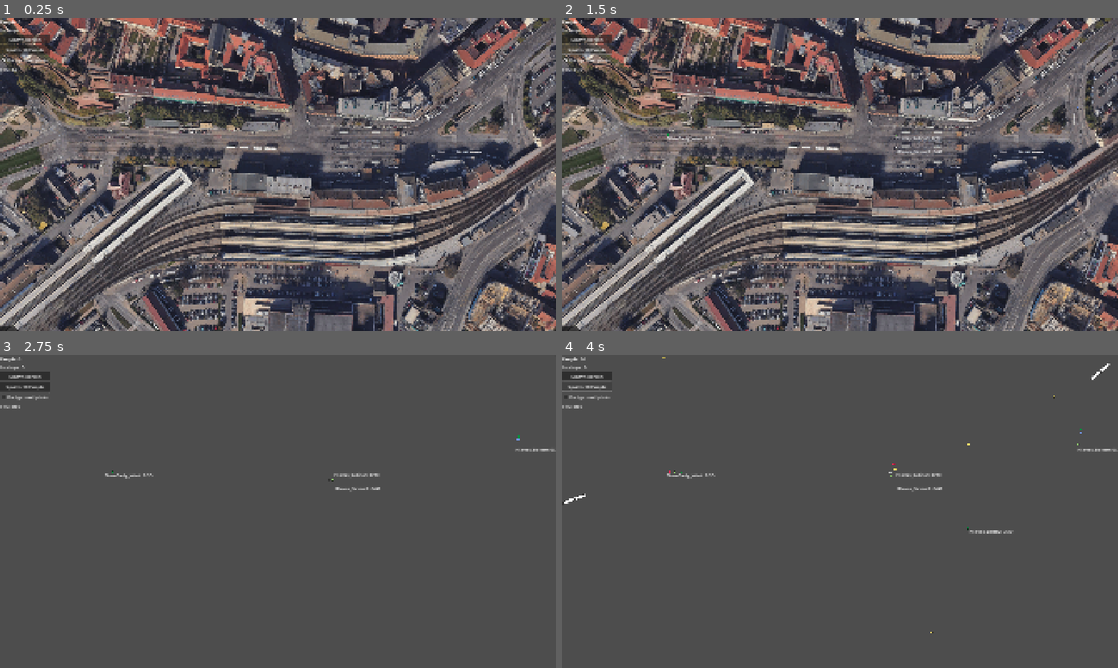
Above: before the commit, frames 1-4 (two rows, left to right).
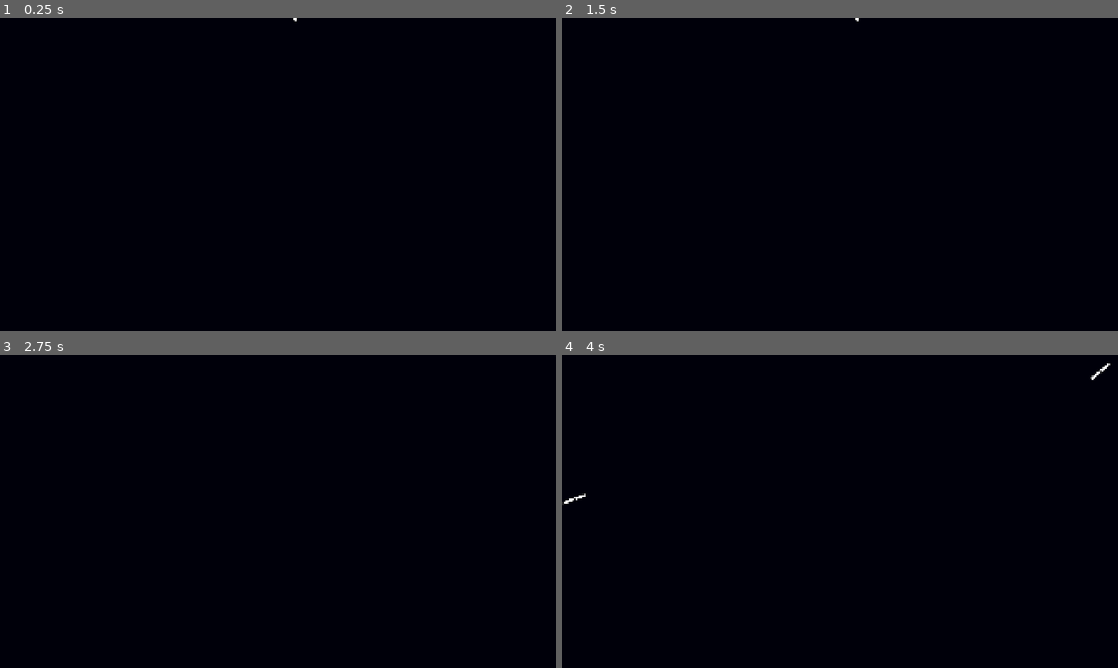
Above: after the commit, the same moments.

Repository: VojtaStruhar/hlavas
Game: Godot game, scene res://Scenes/main.tscn
Same seed, same stepped clock (60 frames per second), same inputs: the game is played once before the commit and once after it.
Inputs (mouse positions are in pixels of both pictures, inside the frame that each line leads up to):
- Up to frame 1 (0.25 s): no input
- Up to frame 2 (1.5 s): click (584, 39) at 0.5 s, where only the run before the commit has a clickable "Spawn person"; click (584, 49) at 1.25 s, where only the run before the commit has a clickable "Spawn 10 People"
- Up to frame 3 (2.75 s): click (22, 395) at 2 s, where only the run before the commit has a clickable "Background photo"
- Up to frame 4 (4 s): click (584, 376) at 2.75 s, where only the run before the commit has a clickable "Spawn person"; click (584, 386) at 3.5 s, where only the run before the commit has a clickable "Spawn 10 People"

The runs differ from the first frame. In frame 1, 100% of the frame differs, in the area x 0-100%, y 0-100%; in frame 2, 100%; in frame 3, 100%; in frame 4, 100%.

Commit message:
Added avoidance
+ Better options handling
+ Colored dots, looks nicer now

Diff:
--- a/Scenes/brnak.tscn
+++ b/Scenes/brnak.tscn
@@ -9,12 +9,13 @@
 [node name="Brnak" type="Node2D"]
 script = ExtResource("1_5sujq")
 
-[node name="NavigationAgent2D" type="NavigationAgent2D" parent="."]
+[node name="NavigationAgent2D" type="NavigationAgent2D" parent="." groups=["people"]]
 path_desired_distance = 15.0
 navigation_layers = 3
-radius = 8.0
+avoidance_enabled = true
+radius = 3.0
 neighbor_distance = 20.0
-max_neighbors = 6
+max_neighbors = 2
 
 [node name="Sprite2D" type="Sprite2D" parent="."]
 scale = Vector2(0.25, 0.25)
--- a/Scenes/main.tscn
+++ b/Scenes/main.tscn
@@ -9,41 +9,55 @@
 [ext_resource type="Script" uid="uid://cif27233raih3" path="res://Scripts/station.gd" id="8_344ge"]
 [ext_resource type="PackedScene" uid="uid://dtkob2dormtjh" path="res://Scenes/wagon.tscn" id="8_ynf5e"]
 
+[sub_resource type="Gradient" id="Gradient_344ge"]
+colors = PackedColorArray(0, 0, 0.0392157, 1, 0, 0, 0.0392157, 1)
+
+[sub_resource type="GradientTexture1D" id="GradientTexture1D_ynf5e"]
+gradient = SubResource("Gradient_344ge")
+width = 2
+
 [sub_resource type="GDScript" id="GDScript_kry3j"]
 resource_name = "debug_ui"
 script/source = "extends CanvasLayer
 
-@onready var people_label: Label = $VBoxContainer/PeopleLabel
-@onready var people_inside_label: Label = $VBoxContainer/PeopleInsideLabel
-@onready var fps_label: Label = $VBoxContainer/FPSLabel
+@onready var people_label: Label = %PeopleLabel
+@onready var people_inside_label: Label = %PeopleInsideLabel
+@onready var fps_label: Label = %FPSLabel
+@onready var background_check_box: CheckBox = %BackgroundCheckBox
+@onready var colored_people_checkbox: CheckBox = %ColoredPeopleCheckbox
+
+@onready var bg = $\"../UnderlyingPhoto\"
 
 const BRNAK = preload(\"res://Scenes/brnak.tscn\")
 
+func _ready() -> void:
+	visible = false
+	bg.modulate.a = 1 if Settings.background_photo else 0
+
+	background_check_box.button_pressed = Settings.background_photo
+	colored_people_checkbox.button_pressed = Settings.colored_people
+
+	background_check_box.toggled.connect(_on_background_check_box_toggled)
+	colored_people_checkbox.toggled.connect(_on_colored_people_checkbox_toggled)
+
 func _process(delta: float) -> void:
+	if Input.is_action_just_pressed(\"toggle_options\"):
+		visible = not visible
+
 	people_label.text = \"People: \" + str(Stats.people_outside)
 	people_inside_label.text = \"In shops: \" + str(Stats.people_inside)
 	fps_label.text = \"FPS: \" + str(Engine.get_frames_per_second())
 
-func _on_spawn_person_pressed() -> void:
-	var place = PlacesManager.get_random()
-
-	if place is PointOfInterest:
-		place.people_inside += 1
-		Stats.people_inside += 1
-	elif place is WaitingArea:
-		var b = BRNAK.instantiate()
-		get_tree().current_scene.add_child(b)
-		b.global_position = place.global_position
-	else:
-		push_error(\"FAILED TO SPAWN PERSON AT: \" + str(place))
-
-func _on_spawn_10_people_pressed() -> void:
-	for i in range(10):
-		_on_spawn_person_pressed()
-
 
 func _on_background_check_box_toggled(toggled_on: bool) -> void:
-	$\"../UnderlyingPhoto\".visible = toggled_on
+	Settings.background_photo = toggled_on
+	var t = create_tween()
+	t.tween_property(bg, \"modulate:a\", 1 if toggled_on else 0, 1.0).set_ease(Tween.EASE_IN_OUT)
+
+
+
+func _on_colored_people_checkbox_toggled(toggled_on: bool) -> void:
+	Settings.colored_people = toggled_on
 "
 
 [sub_resource type="NavigationPolygon" id="NavigationPolygon_gwhlx"]
@@ -113,10 +127,10 @@
 agent_radius = 2.0
 
 [sub_resource type="NavigationPolygon" id="NavigationPolygon_nerr0"]
-vertices = PackedVector2Array(195.352, 13.2266, 234.539, -26.75, 238.156, 33.8828, 280.703, 66.2109, 293.148, 53.5234, 267.93, 145.344, 256.867, 146.648, 304.391, 165.859, 304.781, 150.422, 373.094, 182.773, 299.047, 177.422, 347.75, 16.5, 419.844, 28.2109)
-polygons = Array[PackedInt32Array]([PackedInt32Array(0, 1, 2), PackedInt32Array(3, 0, 2), PackedInt32Array(3, 2, 4), PackedInt32Array(3, 4, 5, 6), PackedInt32Array(7, 6, 5, 8, 9), PackedInt32Array(9, 10, 7), PackedInt32Array(11, 12, 9, 8)])
-outlines = Array[PackedVector2Array]([PackedVector2Array(345, 12, 425, 25, 376, 187, 293, 181, 299, 168, 252, 149, 276, 68, 189, 14, 238, -36, 242, 31, 298, 51, 273, 142, 302, 146)])
-agent_radius = 4.0
+vertices = PackedVector2Array(192.172, 13.6094, 236.539, -31.6484, 244.156, 27.3281, 278.352, 67.1094, 295.617, 52.0703, 270.469, 143.672, 254.43, 147.828, 301.703, 166.93, 303.391, 148.211, 374.547, 184.891, 296.023, 179.211, 346.367, 14.2422, 422.422, 26.6016)
+polygons = Array[PackedInt32Array]([PackedInt32Array(0, 1, 2), PackedInt32Array(3, 0, 2, 4), PackedInt32Array(3, 4, 5, 6), PackedInt32Array(7, 6, 5, 8, 9), PackedInt32Array(9, 10, 7), PackedInt32Array(11, 12, 9, 8)])
+outlines = Array[PackedVector2Array]([PackedVector2Array(345, 12, 425, 25, 376, 187, 293, 181, 299, 168, 252, 149, 276, 68, 189, 14, 238, -36, 246, 26, 298, 51, 273, 142, 302, 146)])
+agent_radius = 2.0
 
 [sub_resource type="NavigationPolygon" id="NavigationPolygon_74g3j"]
 vertices = PackedVector2Array(334.727, 261.922, 333.172, 286.102, 283.477, 303.594, 257.297, 287.219, 282.656, 261.023)
@@ -298,34 +312,64 @@
 
 [node name="Main" type="Node2D"]
 
+[node name="TextureRect" type="TextureRect" parent="."]
+custom_minimum_size = Vector2(1920, 1080)
+offset_right = 1920.0
+offset_bottom = 1080.0
+texture = SubResource("GradientTexture1D_ynf5e")
+expand_mode = 1
+stretch_mode = 1
+
 [node name="CanvasLayer" type="CanvasLayer" parent="."]
 script = SubResource("GDScript_kry3j")
 
-[node name="VBoxContainer" type="VBoxContainer" parent="CanvasLayer"]
-offset_right = 40.0
-offset_bottom = 40.0
-
-[node name="PeopleLabel" type="Label" parent="CanvasLayer/VBoxContainer"]
+[node name="PanelContainer" type="PanelContainer" parent="CanvasLayer"]
+anchors_preset = 8
+anchor_left = 0.5
+anchor_top = 0.5
+anchor_right = 0.5
+anchor_bottom = 0.5
+offset_left = -95.5
+offset_top = -66.0
+offset_right = 95.5
+offset_bottom = 66.0
+grow_horizontal = 2
+grow_vertical = 2
+
+[node name="MarginContainer" type="MarginContainer" parent="CanvasLayer/PanelContainer"]
 layout_mode = 2
-
-[node name="PeopleInsideLabel" type="Label" parent="CanvasLayer/VBoxContainer"]
+theme_override_constants/margin_left = 10
+theme_override_constants/margin_top = 10
+theme_override_constants/margin_right = 10
+theme_override_constants/margin_bottom = 10
+
+[node name="VBoxContainer" type="VBoxContainer" parent="CanvasLayer/PanelContainer/MarginContainer"]
 layout_mode = 2
 
-[node name="SpawnPerson" type="Button" parent="CanvasLayer/VBoxContainer"]
+[node name="PeopleLabel" type="Label" parent="CanvasLayer/PanelContainer/MarginContainer/VBoxContainer"]
+unique_name_in_owner = true
 layout_mode = 2
-text = "Spawn person"
-
-[node name="Spawn10People" type="Button" parent="CanvasLayer/VBoxContainer"]
+text = "People outside"
+
+[node name="PeopleInsideLabel" type="Label" parent="CanvasLayer/PanelContainer/MarginContainer/VBoxContainer"]
+unique_name_in_owner = true
 layout_mode = 2
-text = "Spawn 10 People"
-
-[node name="BackgroundCheckBox" type="CheckBox" parent="CanvasLayer/VBoxContainer"]
+text = "People in shops"
+
+[node name="FPSLabel" type="Label" parent="CanvasLayer/PanelContainer/MarginContainer/VBoxContainer"]
+unique_name_in_owner = true
 layout_mode = 2
-button_pressed = true
+text = "FPS"
+
+[node name="BackgroundCheckBox" type="CheckBox" parent="CanvasLayer/PanelContainer/MarginContainer/VBoxContainer"]
+unique_name_in_owner = true
+layout_mode = 2
 text = "Background photo"
 
-[node name="FPSLabel" type="Label" parent="CanvasLayer/VBoxContainer"]
+[node name="ColoredPeopleCheckbox" type="CheckBox" parent="CanvasLayer/PanelContainer/MarginContainer/VBoxContainer"]
+unique_name_in_owner = true
 layout_mode = 2
+text = "Colored dots"
 
 [node name="UnderlyingPhoto" type="Node2D" parent="."]
 metadata/_edit_group_ = true
@@ -902,13 +946,14 @@
 position = Vector2(159, 13)
 
 [node name="Katedrala" parent="Shops" instance=ExtResource("4_jjvhh")]
-position = Vector2(205, -12)
+position = Vector2(213, -6)
 visitor_color = Color(0.976038, 0.891728, 0.42423, 1)
 
 [node name="CollisionShape2D" type="CollisionShape2D" parent="Shops/Katedrala"]
 shape = SubResource("CircleShape2D_wsu2k")
 
 [node name="ExitDoor" parent="Shops/Katedrala" instance=ExtResource("5_kry3j")]
+position = Vector2(-11, 18)
 
 [node name="ExitDoor2" parent="Shops/Katedrala" instance=ExtResource("5_kry3j")]
 position = Vector2(157, -42)
@@ -1569,7 +1614,3 @@
 position = Vector2(2357, 178)
 rotation = 2.7625
 locomotive = NodePath("../Vlak3")
-
-[connection signal="pressed" from="CanvasLayer/VBoxContainer/SpawnPerson" to="CanvasLayer" method="_on_spawn_person_pressed"]
-[connection signal="pressed" from="CanvasLayer/VBoxContainer/Spawn10People" to="CanvasLayer" method="_on_spawn_10_people_pressed"]
-[connection signal="toggled" from="CanvasLayer/VBoxContainer/BackgroundCheckBox" to="CanvasLayer" method="_on_background_check_box_toggled"]
--- a/Scenes/waiting_area.tscn
+++ b/Scenes/waiting_area.tscn
@@ -8,7 +8,3 @@
 [node name="ReleaseTimer" type="Timer" parent="."]
 wait_time = 15.0
 autostart = true
-
-[node name="Label" type="Label" parent="."]
-offset_right = 40.0
-offset_bottom = 23.0
--- /dev/null
+++ b/Scripts/Settings.gd
@@ -0,0 +1,13 @@
+extends Node
+
+signal colored_people_updated
+var colored_people: bool = true:
+	set(v):
+		colored_people = v
+		colored_people_updated.emit()
+
+signal background_photo_updated
+var background_photo: bool = false:
+	set(v):
+		background_photo = v
+		background_photo_updated.emit()
--- a/Scripts/brnak.gd
+++ b/Scripts/brnak.gd
@@ -1,34 +1,62 @@
 @icon("res://Assets/guy_icon.png")
 class_name Brnak extends Node2D
+
 
 @onready var agent: NavigationAgent2D = $NavigationAgent2D
 var goal: Node2D:
 	set(v):
 		goal = v
-		modulate = goal.visitor_color
+		update_modulate()
 
 var SPEED = 20
+var movement_delta: float
 
 # Called when the node enters the scene tree for the first time.
 func _ready() -> void:
 	SPEED += randi_range(-3, 3)
 	goal = PlacesManager.get_random()
+	agent.velocity_computed.connect(Callable(_on_velocity_computed))
+	Settings.colored_people_updated.connect(update_modulate)
 
 	if goal:
 		start.call_deferred()
 	else:
 		print(name, " has no goal!!!")
 
+## Kept around because other things already use it. Redundant now.
 func start() -> void:
-	agent.target_position = goal.global_position
+	set_movement_target(goal.global_position)
 
 func _physics_process(delta: float) -> void:
+	# Do not query when the map has never synchronized and is empty. (Taken from Godot docs)
+	if NavigationServer2D.map_get_iteration_id(agent.get_navigation_map()) == 0:
+		return
+	if agent.is_navigation_finished():
+		return
 
-	var next_pos = agent.get_next_path_position()
-	position = position.move_toward(next_pos, delta * SPEED)
+	movement_delta = SPEED * delta
+	var next_path_position: Vector2 = agent.get_next_path_position()
+	var new_velocity: Vector2 = global_position.direction_to(next_path_position) * movement_delta
+	if agent.avoidance_enabled:
+		agent.set_velocity(new_velocity)
+	else:
+		_on_velocity_computed(new_velocity)
+
+func set_movement_target(movement_target: Vector2):
+	agent.set_target_position(movement_target)
+
+
+func _on_velocity_computed(safe_velocity: Vector2) -> void:
+	global_position = global_position.move_toward(global_position + safe_velocity, movement_delta)
 
 func _enter_tree() -> void:
 	Stats.people_outside += 1
 
 func _exit_tree() -> void:
 	Stats.people_outside -= 1
+
+func update_modulate() -> void:
+	if Settings.colored_people:
+		modulate = goal.visitor_color
+	else:
+		modulate = Color.WHITE
--- a/Scripts/point_of_interest.gd
+++ b/Scripts/point_of_interest.gd
@@ -50,5 +50,5 @@
 	var b = BRNAK_TEMPLATE.instantiate()
 	var exit = exits.pick_random()
 
-	get_tree().current_scene.add_child(b)
+	get_tree().current_scene.add_child.call_deferred(b)
 	b.global_position = exit.global_position
--- a/Scripts/waiting_area.gd
+++ b/Scripts/waiting_area.gd
@@ -8,7 +8,6 @@
 @export var visitor_color: Color = Color.WHITE
 
 @onready var release_timer: Timer = $ReleaseTimer
-@onready var label: Label = $Label
 
 var waiting_people: Array[Brnak] = []
 var waiting_collider: CollisionShape2D
@@ -35,7 +34,6 @@
 func on_area_entered(area: Area2D) -> void:
 	var potential_brnak = area.get_parent()
 	if potential_brnak is Brnak:
-		label.text = name + ": " + str(waiting_people.size()) + "/" + str(capacity)
 		var b = potential_brnak as Brnak
 		if b.goal == self:
 			store_person(b)
--- a/project.godot
+++ b/project.godot
@@ -17,6 +17,7 @@
 
 [autoload]
 
+Settings="*res://Scripts/Settings.gd"
 PlacesManager="*res://Scripts/PlacesManager.gd"
 Stats="*res://Scripts/Stats.gd"
 
@@ -26,6 +27,19 @@
 window/size/viewport_height=1080
 window/stretch/mode="canvas_items"
 
+[global_group]
+
+people="Brnaci jsou taky lidi"
+
+[input]
+
+toggle_options={
+"deadzone": 0.2,
+"events": [Object(InputEventKey,"resource_local_to_scene":false,"resource_name":"","device":-1,"window_id":0,"alt_pressed":false,"shift_pressed":false,"ctrl_pressed":false,"meta_pressed":false,"pressed":false,"keycode":0,"physical_keycode":4194306,"key_label":0,"unicode":0,"location":0,"echo":false,"script":null)
+, Object(InputEventKey,"resource_local_to_scene":false,"resource_name":"","device":-1,"window_id":0,"alt_pressed":false,"shift_pressed":false,"ctrl_pressed":false,"meta_pressed":false,"pressed":false,"keycode":0,"physical_keycode":4194305,"key_label":0,"unicode":0,"location":0,"echo":false,"script":null)
+]
+}
+
 [layer_names]
 
 2d_physics/layer_1="World"
Not shown: 1 places in Scenes/main.tscn that only renumber resources
Not shown, added: Scripts/Settings.gd.uid
